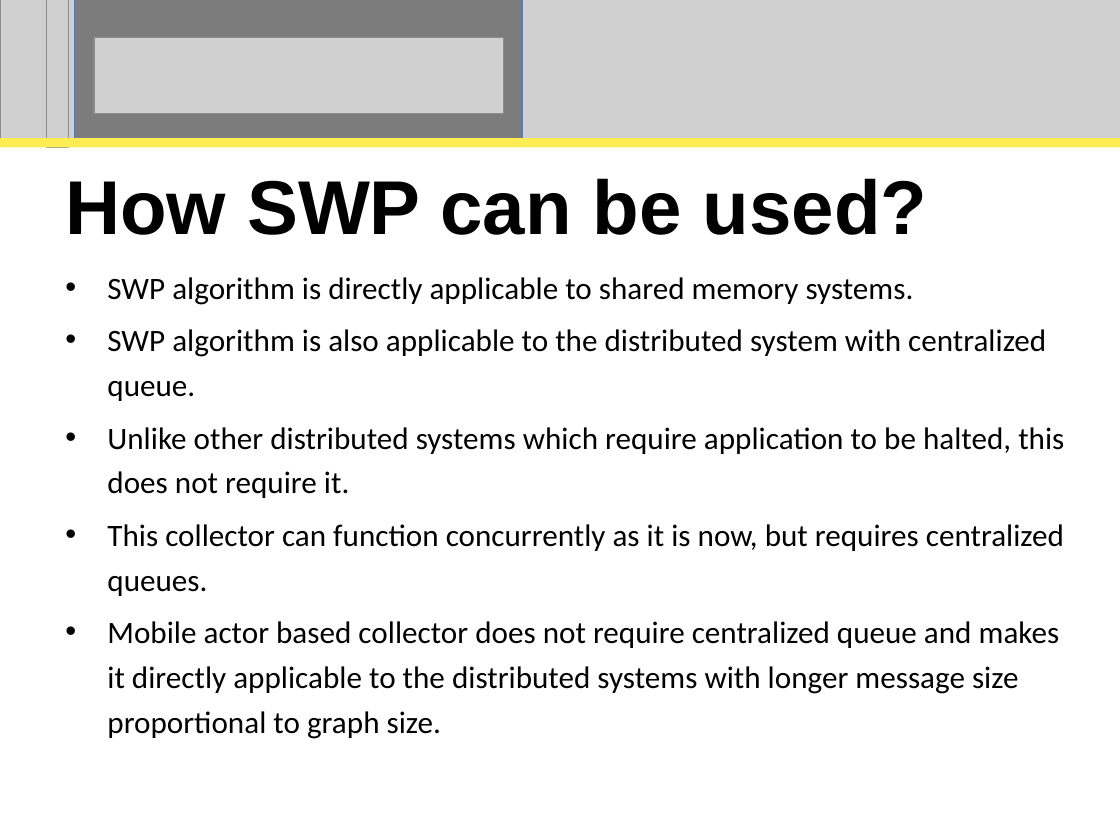
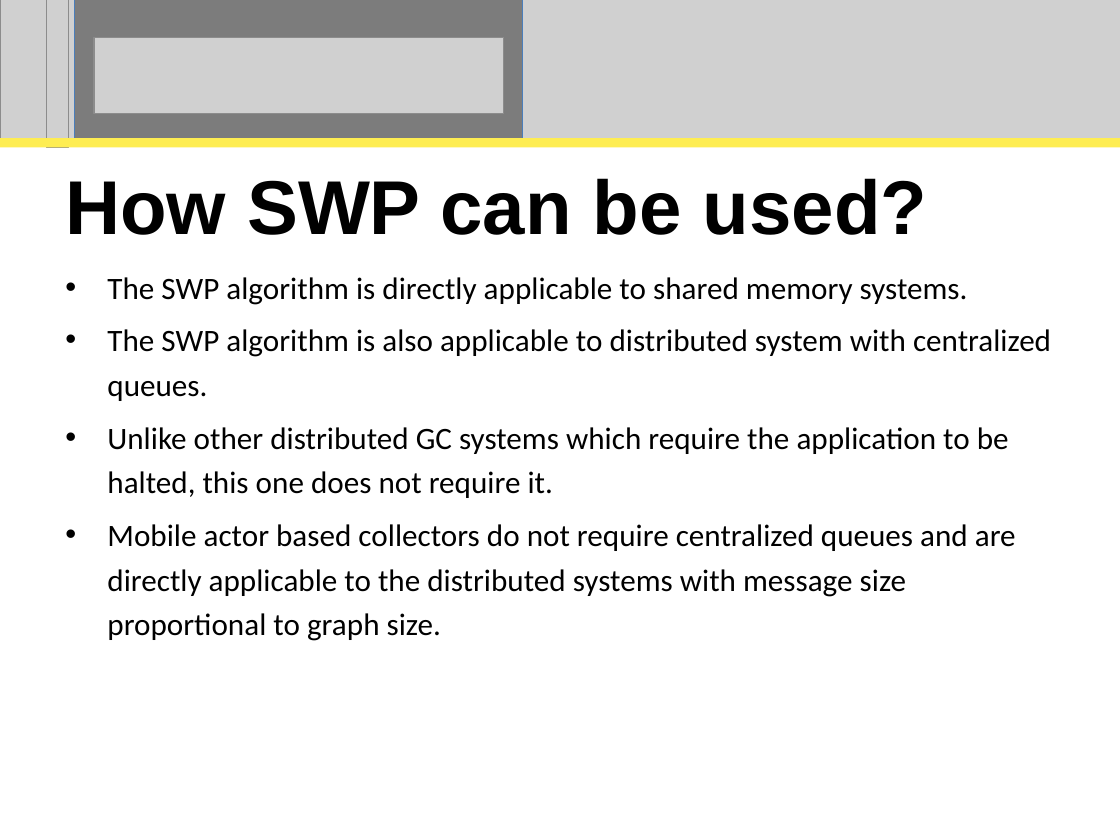
Before and after one commit to perpetualcoder/thesis, a slide deck: slide 53 of thesisppt/defense.ppt. Drawn at 1120x840 pixels with LibreOffice and Linux fonts; fonts in the diff are those of the drawing; grey boxes stand for pictures. Boxes give left, top, right and bottom in pixels: in the first picture for what was removed or moved away, otherwise in the second. Text is boxed around its words. In the diff, an @@ line names an element or a change of style, - is before the commit and + after.

```diff
--- a/thesisppt/defense.ppt
+++ b/thesisppt/defense.ppt
@@ subtitle at (x1=107, y1=277, x2=1051, y2=641): text changed @@
-• SWP algorithm is directly applicable to shared memory systems.
-• SWP algorithm is also applicable to the distributed system with centralized queue.
-• Unlike other distributed systems which require application to be halted, this does not require it.
-• This collector can function concurrently as it is now, but requires centralized queues.
-• Mobile actor based collector does not require centralized queue and makes it directly applicable to the distributed systems with longer message size proportional to graph size.
+• The SWP algorithm is directly applicable to shared memory systems.
+• The SWP algorithm is also applicable to distributed system with centralized queues.
+• Unlike other distributed GC systems which require the application to be halted, this one does not require it.
+• Mobile actor based collectors do not require centralized queues and are directly applicable to the distributed systems with message size proportional to graph size.
```
Also in this commit, not shown: 26 other slides changed, 1 other file.
